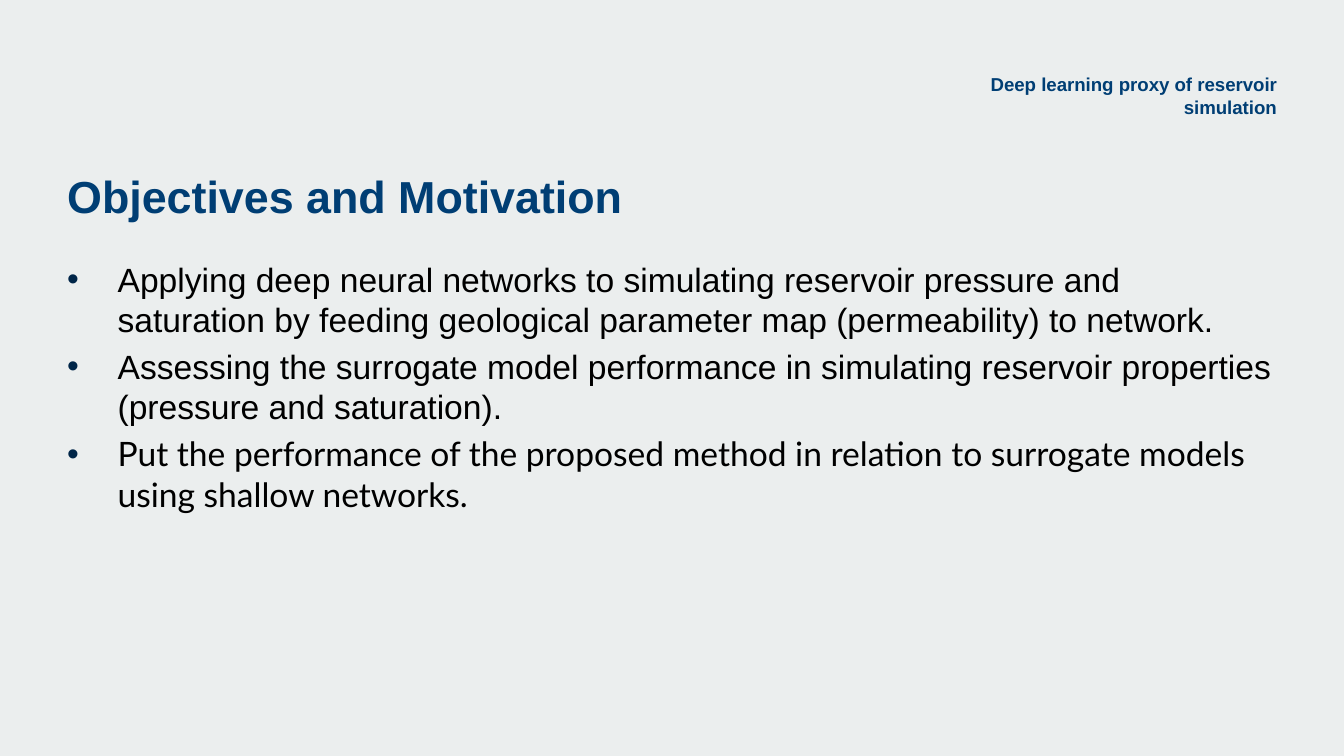
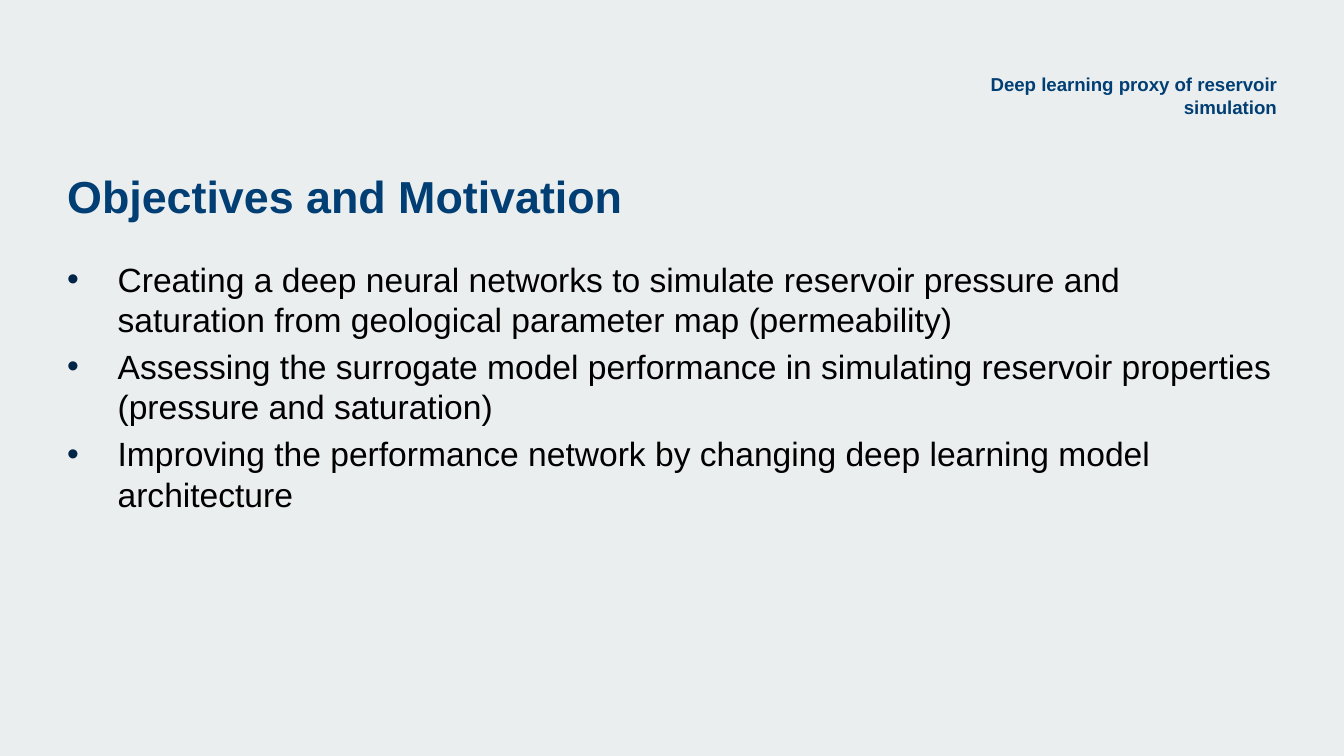
Before and after one commit to acse-srm3018/DeeplearningProxy, a slide deck: slide 3 of RahaMoosavi_presentation_ACSE9.pptx (slide 5 before the commit). Drawn at 1344x756 pixels with LibreOffice and Linux fonts; fonts in the diff are those of the drawing; background and template pictures are left out. Boxes give left, top, right and bottom in pixels: in the first picture for what was removed or moved away, otherwise in the second. Text is boxed around its words. In the diff, an @@ line names an element or a change of style, - is before the commit and + after.

```diff
--- a/RahaMoosavi_presentation_ACSE9.pptx
+++ b/RahaMoosavi_presentation_ACSE9.pptx
@@ text at box(118, 267, 1271, 508): text changed @@
-• Applying deep neural networks to simulating reservoir pressure and saturation by feeding geological parameter map (permeability) to network.
-• Assessing the surrogate model performance in simulating reservoir properties (pressure and saturation).
-• Put the performance of the proposed method in relation to surrogate models using shallow networks.
+• Creating a deep neural networks to simulate reservoir pressure and saturation from geological parameter map (permeability)
+• Assessing the surrogate model performance in simulating reservoir properties (pressure and saturation)
+• Improving the performance network by changing deep learning model architecture
```
Also in this commit, not shown: 11 other slides changed, 3 slides removed.
